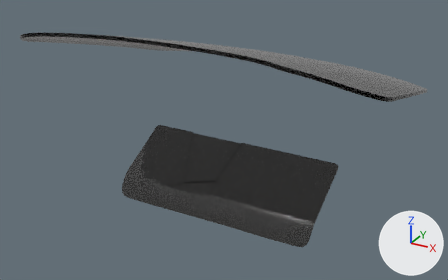
The glTF model assets/vehicles/vehicle_stampede_01/parts/glass_stampede_rear_window_01/shards.glb, before and after one commit.
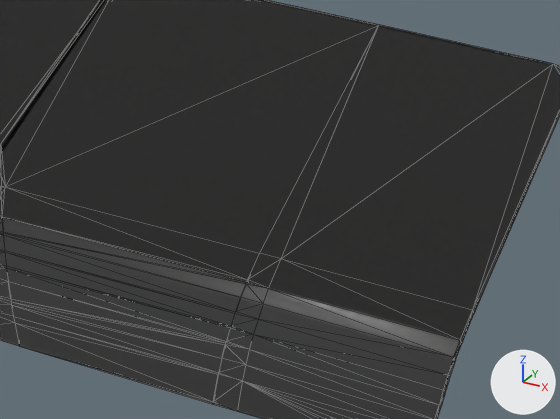
Each version is shown whole from a 50 mm camera at (0.792, -1.551, 0.662) aimed at (-0.029, -0.059, -0.084), then close up on the part from 48% to 75% of the width and 53% to 86% of the height. The axes (+X, +Y, +Z) are drawn at lower right. The lights are the same throughout. The last two pictures show the newer version. The close-ups show mesh edges as thin lines.

Names of what the first close-up shows: 'shard_010', 'shard_011', 'shard_015', 'shard_019'.
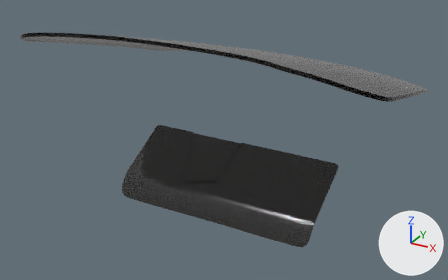
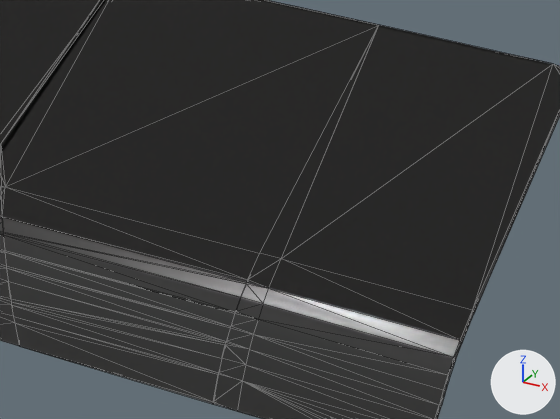
Boxes [x1, y1, x2, y2] around the edits, measured in the close-ups (560 x 419 px):
'shard_019', surface changed
    both: [220, 110, 560, 419]

What changed in the scene script:
```text
Change mat_fford_mustanggtd_2025window_material1:
    mat_fford_mustanggtd_2025window_material1.roughness: 0.055 -> 0.0868
```
